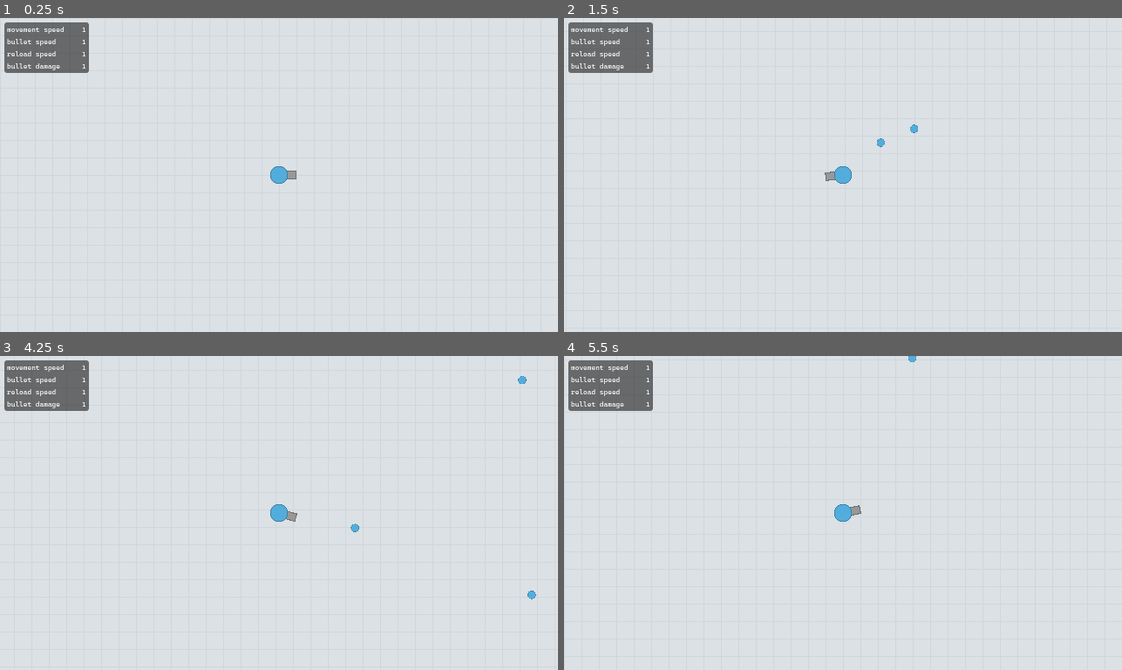
Above: before the commit, frames 1-4 (two rows, left to right).
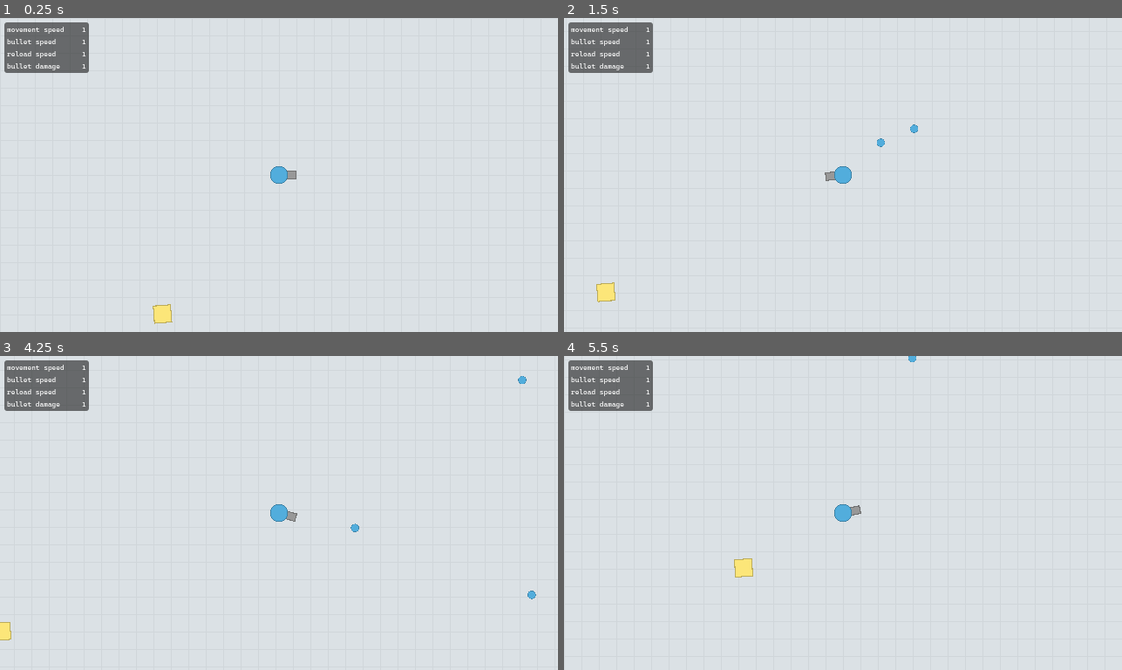
Above: after the commit, the same moments.

Repository: jackoubridge/godot-game
Game: Godot game, scene res://scenes/main.tscn
Two runs of this game, one before a commit and one after it. Both use one fixed random seed, a clock stepped at 60 frames per second and the inputs below.
Inputs (mouse positions are in pixels of both pictures, inside the frame that each line leads up to):
- Up to frame 1 (0.25 s): no input
- Up to frame 2 (1.5 s): tap Enter at 0.5 s; move the mouse to (965, 159) at 0.52 s; hold D (move_right) 0.53-1.28 s; hold Space (shoot) 0.53-1.28 s; click (965, 159) at 0.67 s; move the mouse to (731, 190) at 1.27 s; hold S (move_down) from 1.28 s (still down); tap Space (shoot) at 1.35 s
- Up to frame 3 (4.25 s): move the mouse to (334, 443) at 2.02 s; release S (move_down) at 2.03 s; hold D (move_right) 2.03-2.78 s; hold Space (shoot) 2.03-2.78 s; move the mouse to (251, 575) at 2.77 s; hold W (move_up) 2.78-3.53 s; tap Space (shoot) at 2.85 s; click (251, 575) at 2.92 s; tap Enter at 3.5 s; move the mouse to (446, 560) at 3.52 s; hold A (move_left) from 3.53 s (still down); hold Space (shoot) from 3.53 s (still down)
- Up to frame 4 (5.5 s): move the mouse to (675, 465) at 4.27 s; release Space (shoot) at 4.28 s; tap Space (shoot) at 4.35 s; move the mouse to (870, 513) at 5.02 s; release A (move_left) at 5.03 s; hold S (move_down) from 5.03 s (still down); hold Space (shoot) from 5.03 s (still down); click (870, 513) at 5.17 s

The runs differ from the first frame. In frame 1, 0.2% of the frame differs, in the area x 27-31%, y 91-98%; in frame 2, 0.2%; in frame 3, 0.1%; in frame 4, 0.2%, in the area x 30-34%, y 64-71%.

Commit message:
Added square and spawner scene

Diff:
--- a/project.godot
+++ b/project.godot
@@ -16,6 +16,10 @@
 config/features=PackedStringArray("4.6", "Forward Plus")
 boot_splash/show_image=false
 config/icon="res://icon.svg"
+
+[autoload]
+
+global_signals="*uid://bipgjq3dfrnex"
 
 [display]
 
--- /dev/null
+++ b/scenes/health_bar.tscn
@@ -0,0 +1,22 @@
+[gd_scene format=3 uid="uid://buvbroanxh6qj"]
+
+[ext_resource type="Script" uid="uid://dpt35ai68rqox" path="res://scripts/health_bar.gd" id="1_1bvlm"]
+
+[node name="Health Bar" type="Node2D" unique_id=810715880]
+script = ExtResource("1_1bvlm")
+
+[node name="ProgressBar" type="ProgressBar" parent="." unique_id=1834991055]
+anchors_preset = 8
+anchor_left = 0.5
+anchor_top = 0.5
+anchor_right = 0.5
+anchor_bottom = 0.5
+offset_left = -15.0
+offset_top = -2.5
+offset_right = 15.0
+offset_bottom = 2.5
+grow_horizontal = 2
+grow_vertical = 2
+max_value = 1.0
+value = 1.0
+show_percentage = false
--- a/scenes/player.tscn
+++ b/scenes/player.tscn
@@ -5,6 +5,7 @@
 [ext_resource type="Script" uid="uid://cpeqlxu6je2k3" path="res://scripts/camera_zoom.gd" id="2_dqkch"]
 [ext_resource type="Texture2D" uid="uid://cdck0dwbflhp6" path="res://assets/player-gun.png" id="3_qhqgy"]
 [ext_resource type="Script" uid="uid://b1uep1n0l4l3i" path="res://scripts/recoil.gd" id="4_qlg0r"]
+[ext_resource type="PackedScene" uid="uid://cujbem3j3vq3x" path="res://scenes/spawner.tscn" id="6_tuyoq"]
 
 [sub_resource type="CircleShape2D" id="CircleShape2D_3vyb7"]
 
@@ -54,5 +55,8 @@
 wait_time = 0.5
 one_shot = true
 
+[node name="Spawner" parent="." unique_id=773743234 instance=ExtResource("6_tuyoq")]
+position = Vector2(320, 180)
+
 [connection signal="area_entered" from="CharacterBody2D/Area2D" to="CharacterBody2D" method="_on_area_2d_area_entered"]
 [connection signal="timeout" from="CharacterBody2D/Timer" to="CharacterBody2D" method="_on_timer_timeout"]
--- /dev/null
+++ b/scenes/spawner.tscn
@@ -0,0 +1,14 @@
+[gd_scene format=3 uid="uid://cujbem3j3vq3x"]
+
+[ext_resource type="Script" uid="uid://dsovohspmbsbt" path="res://scripts/spawner.gd" id="1_2vbf6"]
+
+[sub_resource type="CircleShape2D" id="CircleShape2D_2vbf6"]
+
+[node name="Spawner" type="Node2D" unique_id=773743234]
+script = ExtResource("1_2vbf6")
+
+[node name="Area2D" type="Area2D" parent="." unique_id=1763257103]
+
+[node name="CollisionShape2D" type="CollisionShape2D" parent="Area2D" unique_id=905856364]
+scale = Vector2(10, 10)
+shape = SubResource("CircleShape2D_2vbf6")
--- /dev/null
+++ b/scenes/square.tscn
@@ -0,0 +1,26 @@
+[gd_scene format=3 uid="uid://4eeujtsyimwv"]
+
+[ext_resource type="Texture2D" uid="uid://berb0orahvhec" path="res://assets/square.png" id="1_5ik32"]
+[ext_resource type="Script" uid="uid://dcqm7dnfkwp8p" path="res://scripts/square.gd" id="1_ngi6w"]
+[ext_resource type="PackedScene" uid="uid://buvbroanxh6qj" path="res://scenes/health_bar.tscn" id="2_iyeop"]
+
+[sub_resource type="RectangleShape2D" id="RectangleShape2D_7ipse"]
+
+[node name="Square" type="Node2D" unique_id=1618710591]
+script = ExtResource("1_ngi6w")
+
+[node name="Area2D" type="Area2D" parent="." unique_id=1700395972 groups=["square"]]
+
+[node name="CollisionShape2D" type="CollisionShape2D" parent="Area2D" unique_id=659994081]
+scale = Vector2(1.05, 1.05)
+shape = SubResource("RectangleShape2D_7ipse")
+
+[node name="Sprite2D" type="Sprite2D" parent="Area2D" unique_id=1975906812]
+texture_filter = 1
+scale = Vector2(0.022, 0.022)
+texture = ExtResource("1_5ik32")
+
+[node name="Health Bar" parent="." unique_id=810715880 instance=ExtResource("2_iyeop")]
+position = Vector2(0, 19)
+
+[connection signal="area_entered" from="Area2D" to="." method="_on_area_2d_area_entered"]
--- a/scripts/bullet.gd
+++ b/scripts/bullet.gd
@@ -19,5 +19,6 @@
 	velocity = Vector2(speed, 0).rotated(dir)
 	position += velocity * delta
 
-func _on_area_entered(_area: Area2D) -> void:
-	pass
+func _on_area_entered(area: Area2D) -> void:
+	if area.is_in_group("square"):
+		queue_free()
--- /dev/null
+++ b/scripts/global_signals.gd
@@ -0,0 +1,3 @@
+extends Node
+
+signal square_destroyed
--- /dev/null
+++ b/scripts/health_bar.gd
@@ -0,0 +1,17 @@
+extends Node2D
+
+# Called when the node enters the scene tree for the first time.
+func _ready() -> void:
+	pass # Replace with function body.
+
+# Called every frame. 'delta' is the elapsed time since the previous frame.
+func _process(delta: float) -> void:
+	if ($ProgressBar.value == 1):
+		$ProgressBar.visible = false
+	else:
+		$ProgressBar.visible = true
+
+	$ProgressBar.value = lerp($ProgressBar.value, get_parent().health / get_parent().health_max, 25*delta)
+
+func _physics_process(_delta: float) -> void:
+	pass
--- /dev/null
+++ b/scripts/spawner.gd
@@ -0,0 +1,36 @@
+extends Node2D
+
+var num_squares: int = 0
+
+var square_path = preload("res://scenes/square.tscn")
+var player_pos: Vector2
+
+# Called when the node enters the scene tree for the first time.
+func _ready() -> void:
+	global_signals.square_destroyed.connect(_on_square_destroyed)
+
+# Called every frame. 'delta' is the elapsed time since the previous frame.
+func _process(_delta: float) -> void:
+	pass
+
+func _physics_process(_delta: float) -> void:
+	if num_squares == 0:
+		spawn_square()
+
+func spawn_square():
+	var square = square_path.instantiate()
+
+	var random_x = randf_range(100, 200)
+	var random_y = randf_range(100, 200)
+	if randf() < 0.5:
+		random_x *= -1
+	if randf() < 0.5:
+		random_y *= -1
+
+	square.pos = Vector2(random_x, random_y) + $"../CharacterBody2D".position
+	square.rot = randf_range(0, 2*PI)
+	get_parent().get_parent().add_child(square)
+	num_squares += 1
+
+func _on_square_destroyed():
+	num_squares -= 1
--- /dev/null
+++ b/scripts/square.gd
@@ -0,0 +1,22 @@
+extends Node2D
+
+var health_max: float = 2
+var health: float = health_max
+var pos: Vector2
+var rot: float
+
+# Called when the node enters the scene tree for the first time.
+func _ready() -> void:
+	global_position = pos
+	$Area2D.global_rotation = rot
+	reset_physics_interpolation()
+
+# Called every frame. 'delta' is the elapsed time since the previous frame.
+func _process(_delta: float) -> void:
+	if health <= 0:
+		global_signals.square_destroyed.emit()
+		queue_free()
+
+func _on_area_2d_area_entered(area: Area2D) -> void:
+	if area.is_in_group("bullet"):
+		health -= 1
Binary file added: assets/square.png
Not shown, added: assets/square.png.import
Not shown, added: scripts/global_signals.gd.uid
Not shown, added: scripts/health_bar.gd.uid
Not shown, added: scripts/spawner.gd.uid
Not shown, added: scripts/square.gd.uid
